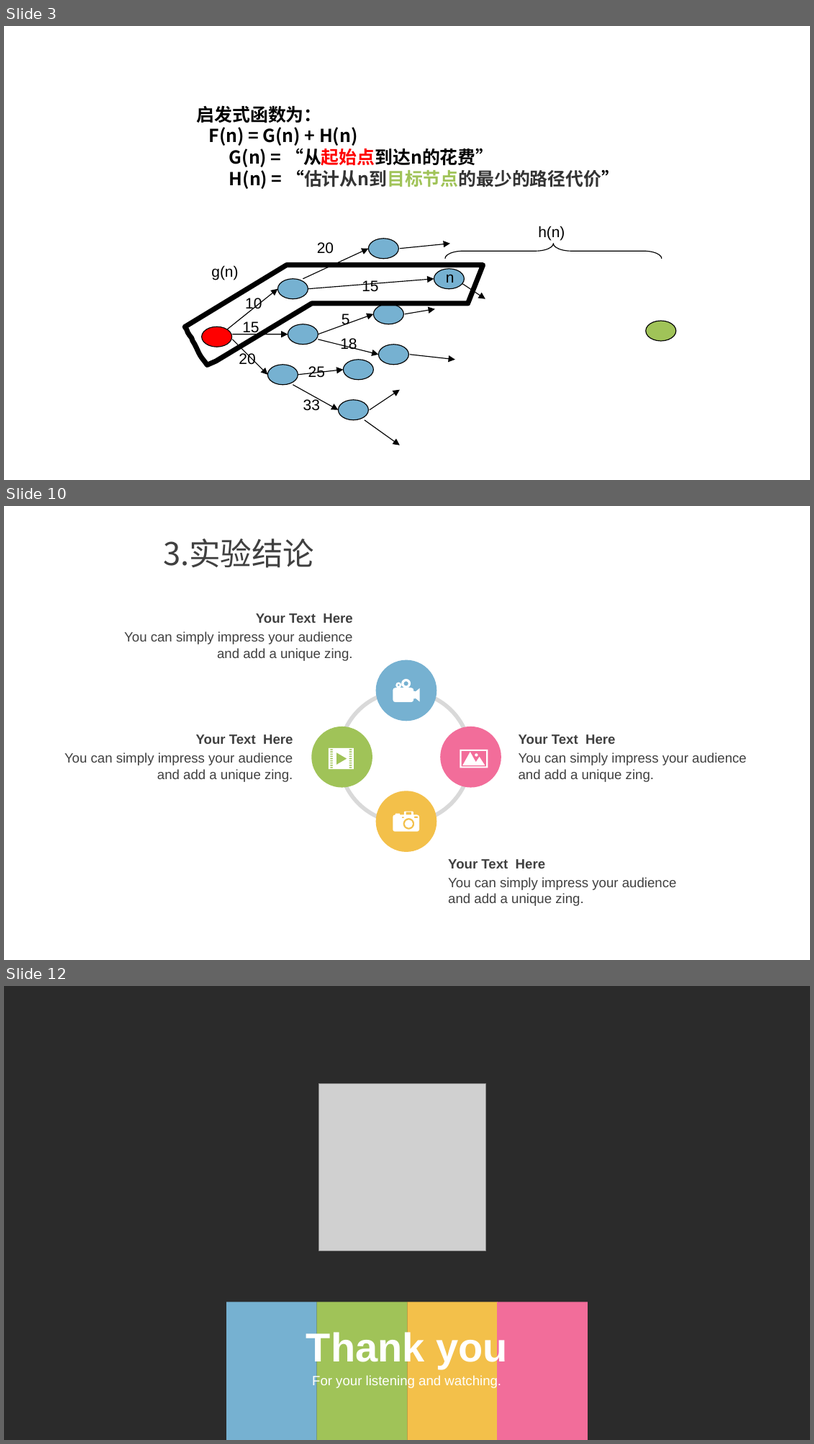
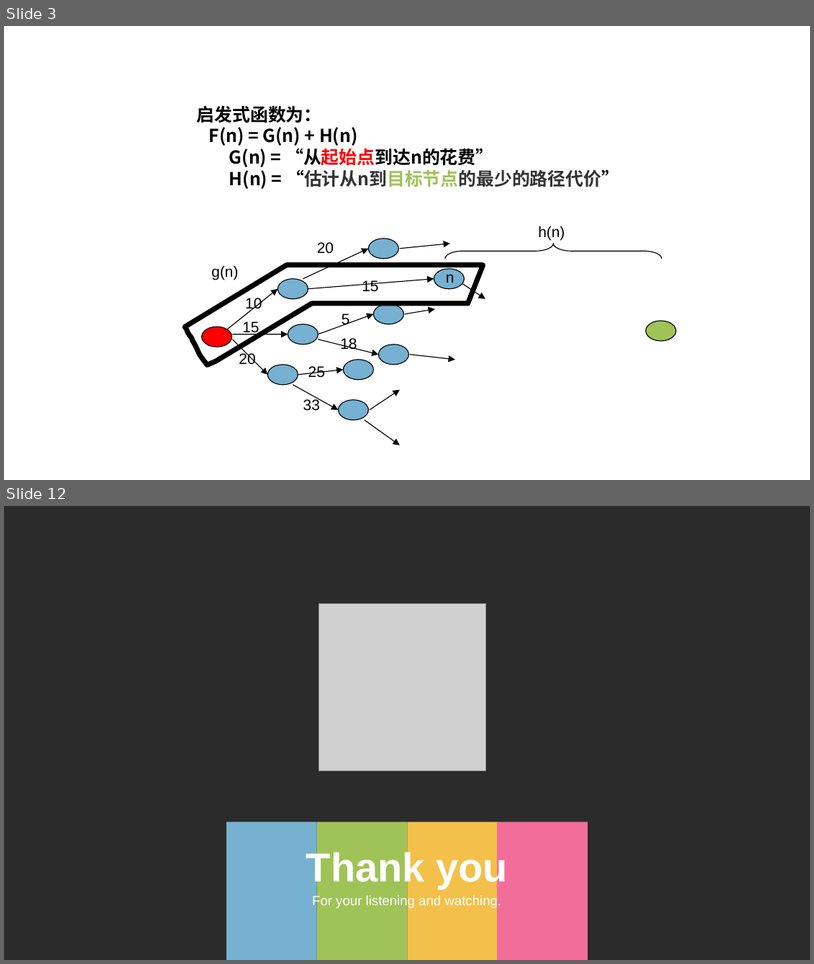
Before and after one commit to Anchovy0901/introduction-to-AI, a slide deck: 小组作业/doc/人工智能_G3_Astar算法讲解.pptx. Shown one above the other, each under a label of ours: slides 3, 10 and 12 before the commit, slides 3 and 12 after it; the slides between them are not shown. The pictures are 814x1444 and 814x964 pixels, drawn with LibreOffice and Linux fonts; fonts in the diff are those of the drawing; grey boxes stand for pictures; background and template pictures are left out; a plain dark background stands for a picture behind light text. Boxes give left, top, right and bottom in pixels: in the first picture for what was removed or moved away, otherwise in the second. Text is boxed around its words. In the diff, an @@ line names an element or a change of style, - is before the commit and + after.

```diff
--- a/小组作业/doc/人工智能_G3_Astar算法讲解.pptx
+++ b/小组作业/doc/人工智能_G3_Astar算法讲解.pptx
@@ slide 10 removed at [4,506,810,960], background #FFFFFF @@
@@ text removed at [163,538,314,568] @@
-3.实验结论
@@ text removed at [256,613,352,623] @@
-Your Text Here
@@ text removed at [124,631,353,661] @@
-You can simply impress your audience and add a unique zing.
@@ ellipse removed at [376,660,437,721] @@
@@ donut removed at [337,689,473,824] @@
@@ freeform shape removed at [393,679,419,702] @@
@@ text removed at [196,734,293,744] @@
-Your Text Here
@@ ellipse removed at [312,726,373,788] @@
@@ ellipse removed at [440,726,502,788] @@
@@ text removed at [519,734,615,744] @@
-Your Text Here
@@ text removed at [64,752,293,782] @@
-You can simply impress your audience and add a unique zing.
@@ freeform shape removed at [329,748,354,769] @@
@@ freeform shape removed at [460,749,489,768] @@
@@ text removed at [519,752,747,782] @@
-You can simply impress your audience and add a unique zing.
@@ ellipse removed at [376,790,437,852] @@
@@ freeform shape removed at [393,811,419,831] @@
@@ text removed at [448,859,545,868] @@
-Your Text Here
@@ text removed at [448,877,677,906] @@
-You can simply impress your audience and add a unique zing.
```
Also in this commit, not shown: 7 slides changed, 1 slide added.
